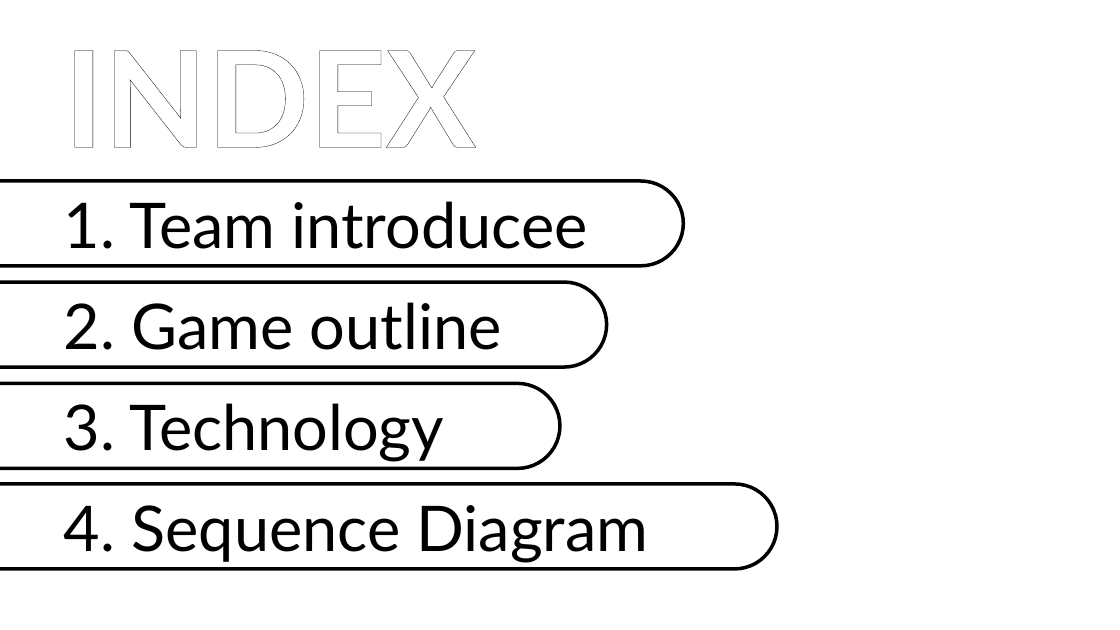
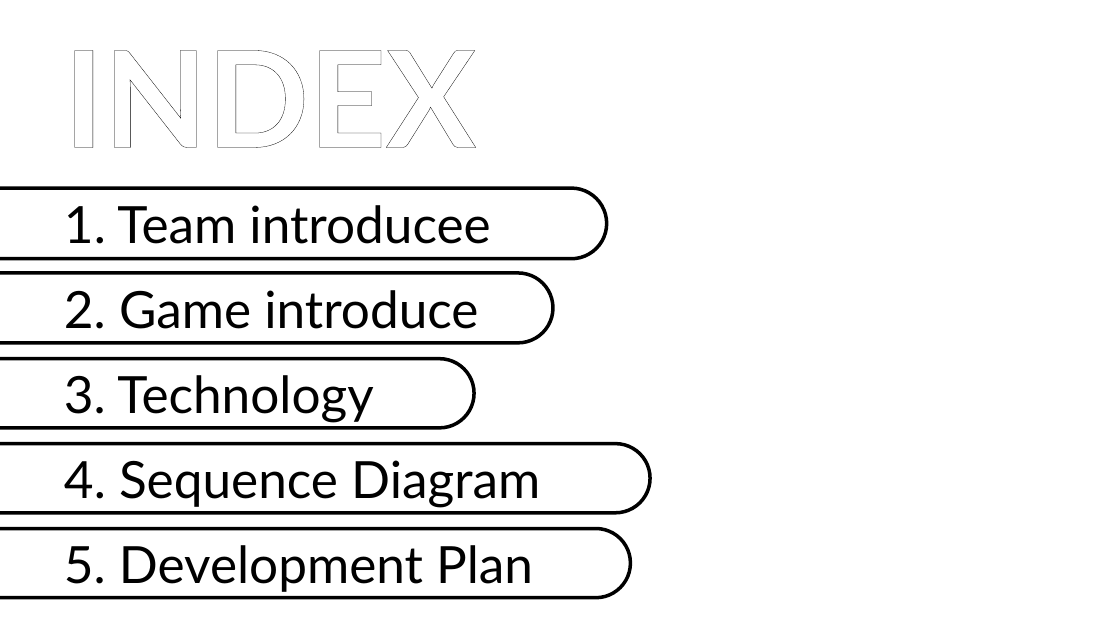
Before and after one commit to simplex3510/Game_Major_1Grade_teamProject, a slide deck: slide 3 of Take Me Campus/Design/팀 프로젝트_202010961_이윤석.pptx. Drawn at 1120x630 pixels with LibreOffice and Linux fonts; fonts in the diff are those of the drawing; background and template pictures are left out. Boxes give left, top, right and bottom in pixels: in the first picture for what was removed or moved away, otherwise in the second. Text is boxed around its words. In the diff, an @@ line names an element or a change of style, - is before the commit and + after.

```diff
--- a/Take Me Campus/Design/팀 프로젝트_202010961_이윤석.pptx
+++ b/Take Me Campus/Design/팀 프로젝트_202010961_이윤석.pptx
@@ rounded rectangle: place and size @@
-rounded rectangle at [0, 181, 683, 266]
+rounded rectangle at [0, 188, 607, 259]
@@ rounded rectangle: place and size @@
-rounded rectangle at [0, 282, 607, 367]
+rounded rectangle at [0, 273, 553, 343]
@@ text "2. Game introduce" at [64, 290, 478, 329]: vertical alignment top to middle @@
@@ text at [64, 290, 478, 329]: text changed; size 54 to 44 pt @@
-2. Game outline
+2. Game introduce
@@ rounded rectangle: place and size @@
-rounded rectangle at [0, 383, 560, 468]
+rounded rectangle at [0, 359, 474, 428]
@@ size 54 to 44 pt; vertical alignment top to middle in 3 elements at [64, 205, 490, 244], [64, 460, 540, 508], [64, 375, 373, 423] @@
@@ text "3. Technology": place and size @@
-text "3. Technology" at [64, 403, 444, 462]
+text "3. Technology" at [64, 375, 373, 423]
@@ rounded rectangle: place and size @@
-rounded rectangle at [0, 484, 777, 569]
+rounded rectangle at [0, 444, 649, 513]
@@ text "4. Sequence Diagram": place and size @@
-text "4. Sequence Diagram" at [64, 505, 648, 563]
+text "4. Sequence Diagram" at [64, 460, 540, 508]
@@ rounded rectangle added at [0, 528, 630, 597], fill #FFFFFF, outline #000000 3 pt @@
@@ text added at [64, 545, 533, 592], 44 pt, text #000000 @@
+5. Development Plan
```
Also in this commit, not shown: 2 other slides changed, 8 slides added, 6 other files.
